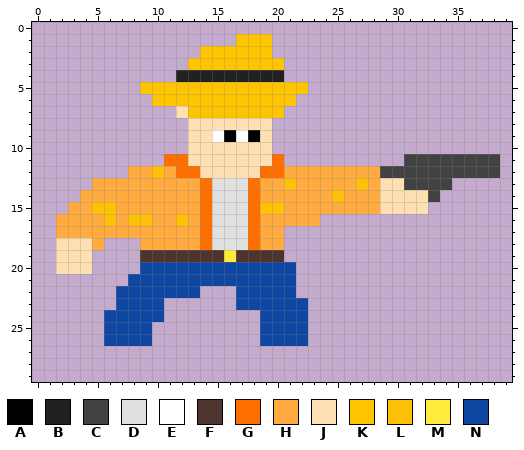
File history of a pixel-art sprite, Wild West Shootout/Assets.xcassets/leftCowboy2.imageset/leftCowboy2.png. That is the earlier state.
The file is 240x180 pixels, drawn in blocks of 6x6; one block is one cell here.
Palette (. is transparent): A #000000  B #212121  C #424242  D #e0e0e0  E #ffffff  F #4e342e  G #ff6f00  H #ffab40  J #ffe0b2  K #ffc400  L #ffc107  M #ffeb3b  N #0d47a1
Pixels before, first column x 2:
 1 ...............KKK...................
 2 ............KKKKKK...................
 3 ...........KKKKKKKK..................
 4 ..........BBBBBBBBB..................
 5 .......KKKKKKKKKKKKKK................
 6 ........KKKKKKKKKKKK.................
 7 ..........JKKKKKKKK..................
 8 ...........JJJJJJJ...................
 9 ...........JJEAEAJ...................
10 ...........JJJJJJJ...................
11 .........GGJJJJJJJG..........CCCCCCCC
12 ......HHLHGGJJJJJGGHHHHHHHHCCCCCCCCCC
13 ...HHHHHHHHHGDDDGHHLHHHHHLHJJCCCC....
14 ..HHHHHHHHHHGDDDGHHHHHHLHHHJJJJC.....
15 .HHLLHHHHHHHGDDDGLLHHHHHHHHJJJJ......
16 HHHHLHLLHHLHGDDDGHHHHH...............
17 HHHHHHHHHHHHGDDDGHH..................
18 JJJH...HHHHHGDDDGHH..................
19 JJJ....FFFFFFFMFFFF..................
20 JJJ....NNNNNNNNNNNNN.................
21 ......NNNNNNNNNNNNNN.................
22 .....NNNNNNN...NNNNN.................
23 .....NNNN......NNNNNN................
24 ....NNNNN........NNNN................
25 ....NNNN.........NNNN................
26 ....NNNN.........NNNN................
The result:
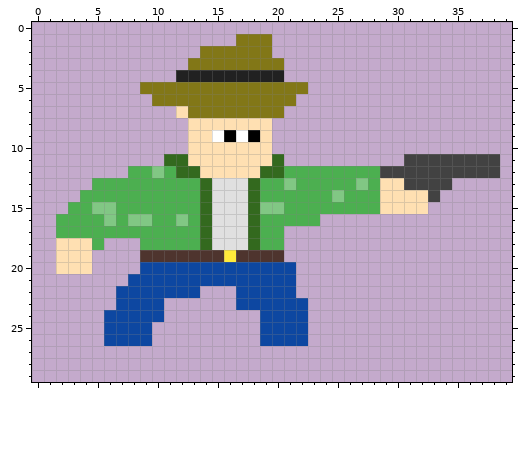
The edit:
Colour G changes from #ff6f00 to #33691e.
Colour H changes from #ffab40 to #4caf50.
Colour K changes from #ffc400 to #827717.
Colour L changes from #ffc107 to #81c784.
Where, in picture pixels (left, top, right, bottom), the same in both pictures:
changed: (56, 34, 380, 250)
